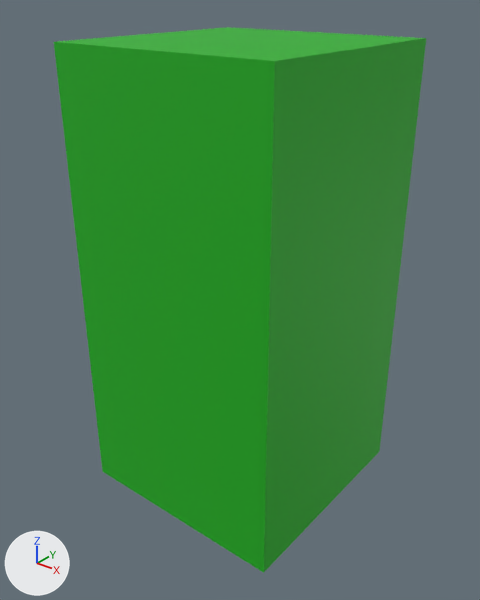
Renders of the COLLADA model models/skinned_cube/skinned_cube.DAE from each side of a commit.
Before and after are seen from a 50 mm camera at (0.423, -0.537, 0.562) aimed at (0.002, -0.01, 0.236). The lights are fixed; the arrows at lower left show +X, +Y and +Z. Where no turn or scale is listed for an object, it has been applied to the vertices.
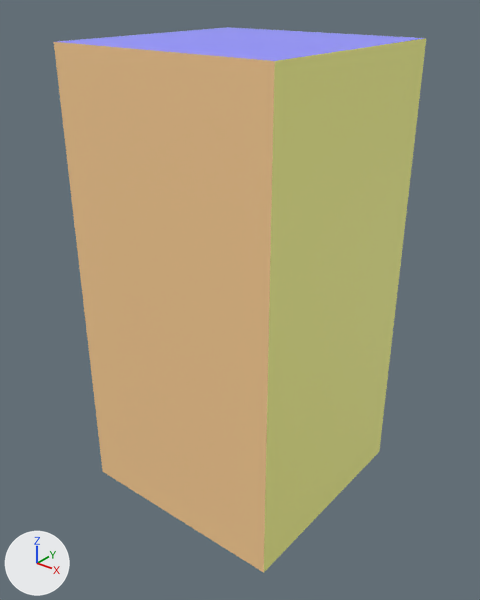
Changed parts and their boxes (x1, y1, x2, y2) in the pictures (480 x 600 px):
part 1 of me_box001, recoloured (green to blue)
    both: (57, 27, 425, 61)
part 2 of me_box001, recoloured
    both: (54, 42, 275, 573)
part 3 of me_box001, recoloured (green to yellow)
    both: (264, 38, 426, 572)

The change, as a list of edits to the scene's bpy script:
```text
Add mat_material__16:
    mat_material__16 = principled_material('Material__16')
    mat_material__16.base_color = (0.991, 1.0, 0.305)  # yellow #feff96
    mat_material__16.roughness = 0.64
Add mat_material__15:
    mat_material__15 = principled_material('Material__15')
    mat_material__15.base_color = (0.305, 1.0, 0.337)  # green #96ff9d
    mat_material__15.roughness = 0.64
Add mat_material__17:
    mat_material__17 = principled_material('Material__17')
    mat_material__17.base_color = (0.991, 0.638, 0.305)  # beige #fed196
    mat_material__17.roughness = 0.64
Add mat_material__18:
    mat_material__18 = principled_material('Material__18')
    mat_material__18.base_color = (1.0, 0.305, 0.305)  # pink #ff9696
    mat_material__18.roughness = 0.64
Add mat_material__14:
    mat_material__14 = principled_material('Material__14')
    mat_material__14.base_color = (0.305, 0.88, 1.0)  # cyan #96f1ff
    mat_material__14.roughness = 0.64
Add mat_material__13:
    mat_material__13 = principled_material('Material__13')
    mat_material__13.base_color = (0.305, 0.305, 1.0)  # blue #9696ff
    mat_material__13.roughness = 0.64
Change me_box001:
    where me_box001.from_pydata(...)  # 24 vertices, 44 faces; spans x -0.127..0.127, y -0.127..0.127, z 0.0..0.508
    used by ob_box001; location = (0.0, 0.0, 0.0)
    me_box001 part 1: all 2 faces centred in x -0.042..0.042, y -0.042..0.042, z 0.508 switch from mat_coloreffectr26g177b26_material (green #1ab11a) to mat_material__13 (blue #9696ff)
    me_box001 part 2: all 10 faces centred in x -0.042..0.042, y -0.127, z 0.034..0.474 switch from mat_coloreffectr26g177b26_material (green #1ab11a) to mat_material__17 (beige #fed196)
    me_box001 part 3: all 10 faces centred in x 0.127, y -0.042..0.042, z 0.034..0.474 switch from mat_coloreffectr26g177b26_material (green #1ab11a) to mat_material__16 (yellow #feff96)
    add me_box001.materials.append(mat_material__14)  # cyan #96f1ff
    add me_box001.materials.append(mat_material__18)  # pink #ff9696
    add me_box001.materials.append(mat_material__15)  # green #96ff9d
```
